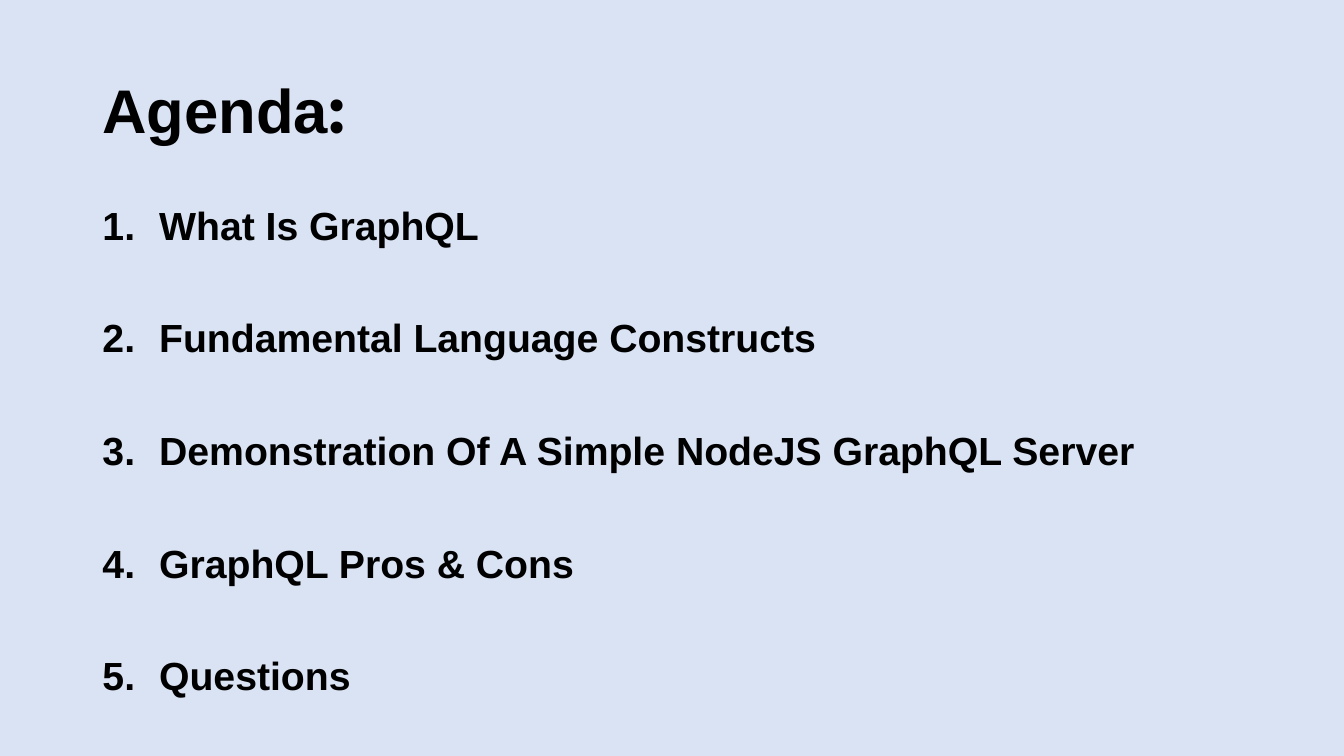
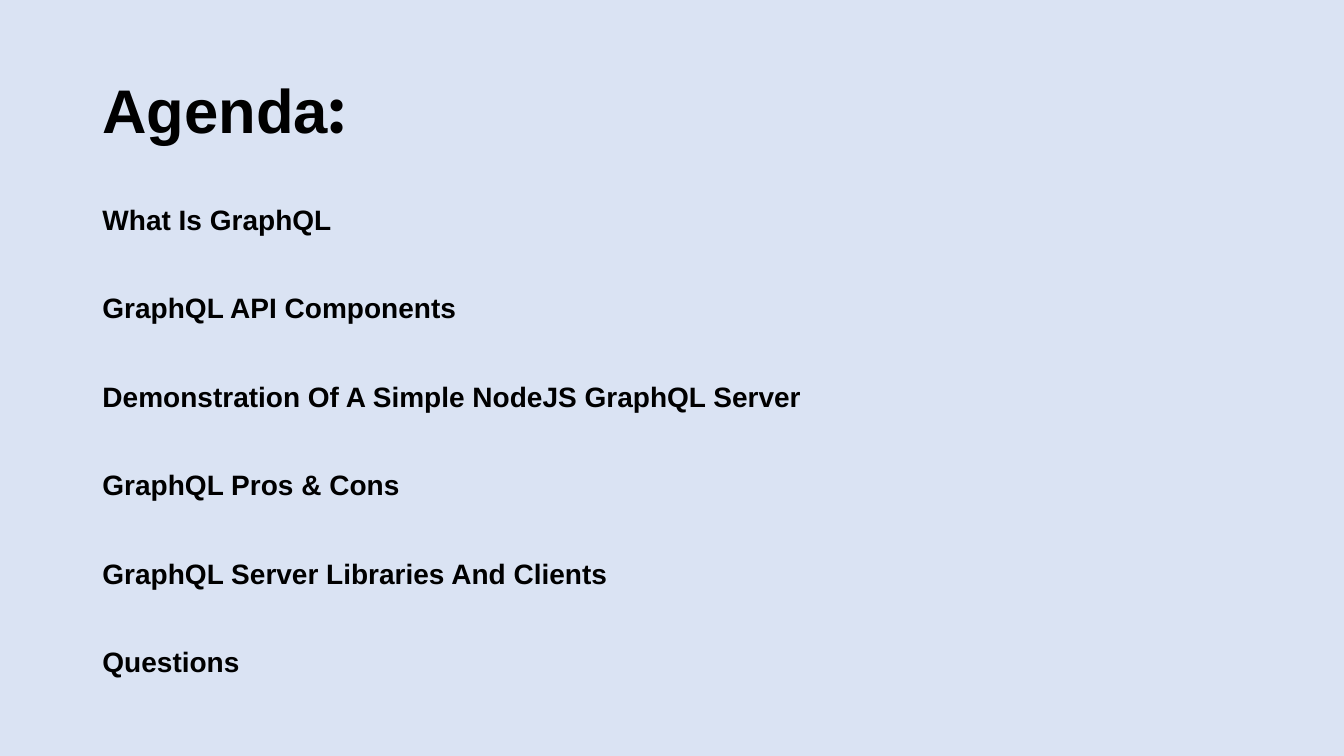
Before and after one commit to patelg123/graphql-presentation, a slide deck: slide 2 of current.pptx. Drawn at 1344x756 pixels with LibreOffice and Linux fonts; fonts in the diff are those of the drawing. Boxes give left, top, right and bottom in pixels: in the first picture for what was removed or moved away, otherwise in the second. Text is boxed around its words. In the diff, an @@ line names an element or a change of style, - is before the commit and + after.

```diff
--- a/current.pptx
+++ b/current.pptx
@@ text at [102, 209, 800, 678]: size 28 to 20 pt in "What Is GraphQL", "Demonstration Of A Simple NodeJS GraphQL Server", "GraphQL Pros & Cons", "Questions"; bullet 1. to none @@
@@ text at [102, 297, 456, 324]: text changed; size 28 to 20 pt @@
-2. Fundamental Language Constructs
+GraphQL API Components
@@ text at [102, 563, 607, 589]: paragraph added @@
+GraphQL Server Libraries And Clients
```
Also in this commit, not shown: 5 other slides changed, 2 slides added, 1 slide removed, 1 other file.
